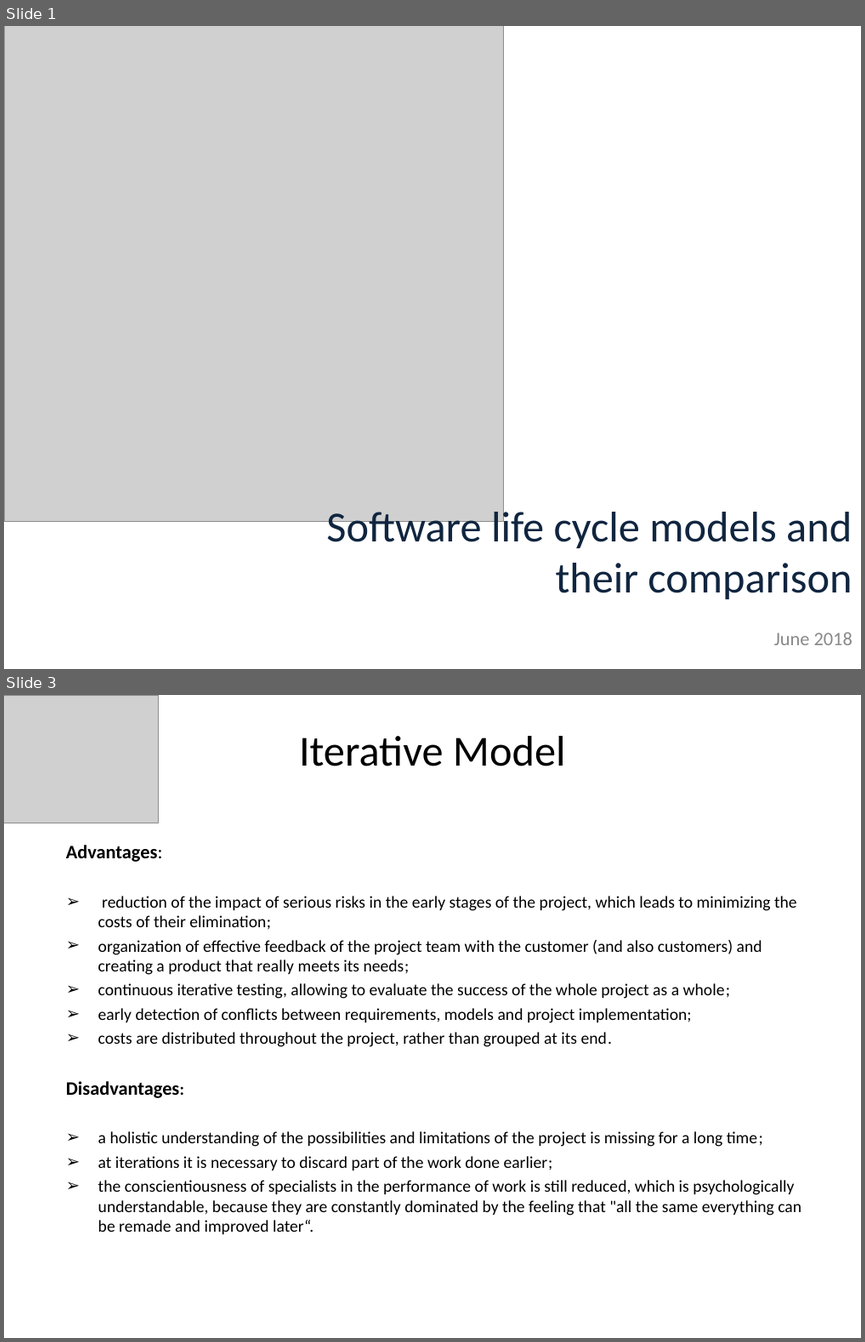
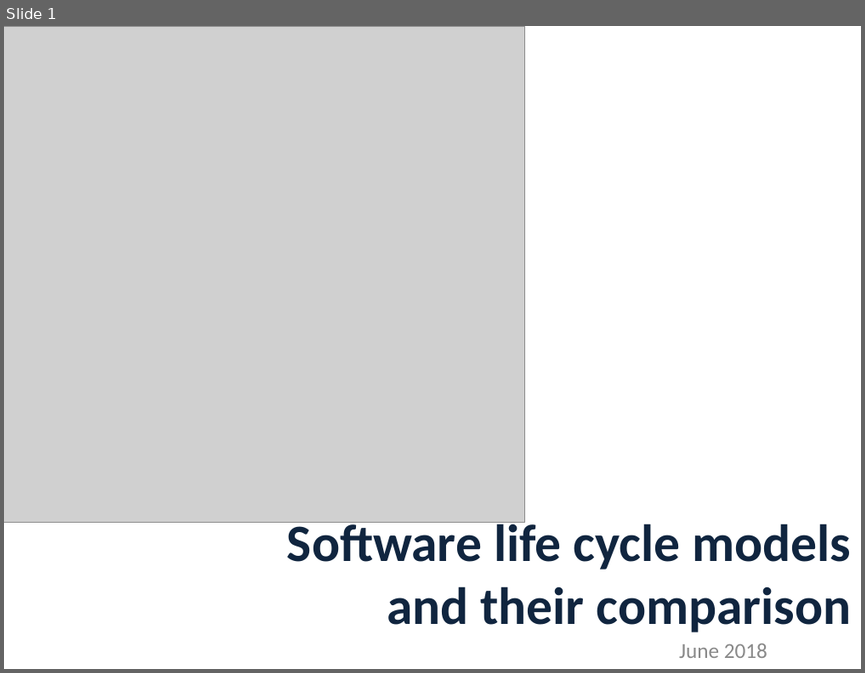
Before and after one commit to Voice77777/QA, a slide deck: 1_lesson/Methodologies_Vladimir_Fedotov.ppt. Shown one above the other, each under a label of ours: slides 1 and 3 before the commit, slide 1 after it; the slides between them are not shown. The pictures are 865x1342 and 865x673 pixels, drawn with LibreOffice and Linux fonts; fonts in the diff are those of the drawing; grey boxes stand for pictures. Boxes give left, top, right and bottom in pixels: in the first picture for what was removed or moved away, otherwise in the second. Text is boxed around its words. In the diff, an @@ line names an element or a change of style, - is before the commit and + after.

```diff
--- a/1_lesson/Methodologies_Vladimir_Fedotov.ppt
+++ b/1_lesson/Methodologies_Vladimir_Fedotov.ppt
@@ slide 3 removed at bbox=[4, 695, 861, 1338], background #FFFFFF @@
@@ picture removed at bbox=[4, 695, 158, 823] @@
@@ title removed at bbox=[299, 736, 566, 766] @@
-Iterative Model
@@ text removed at bbox=[66, 845, 801, 1234] @@
-Advantages:
-➢ reduction of the impact of serious risks in the early stages of the project, which leads to minimizing the costs of their elimination;
-➢ organization of effective feedback of the project team with the customer (and also customers) and creating a product that really meets its needs;
-➢ continuous iterative testing, allowing to evaluate the success of the whole project as a whole;
-➢ early detection of conflicts between requirements, models and project implementation;
-➢ costs are distributed throughout the project, rather than grouped at its end.
-Disadvantages:
-➢ a holistic understanding of the possibilities and limitations of the project is missing for a long time;
-➢ at iterations it is necessary to discard part of the work done earlier;
-➢ the conscientiousness of specialists in the performance of work is still reduced, which is psychologically understandable, because they are constantly dominated by the feeling that "all the same everything can be remade and improved later“.
@@ slide 1 changed as well @@
@@ picture: place and size @@
-picture at bbox=[4, 26, 504, 522]
+picture at bbox=[4, 27, 524, 522]
@@ title "Software life cycle models and ...": place and size @@
-title "Software life cycle models and ..." at bbox=[326, 505, 851, 599]
+title "Software life cycle models and ..." at bbox=[287, 517, 851, 632]
@@ title "Software life cycle models and ..." at bbox=[287, 517, 851, 632]: size 36 to 44 pt, bold on @@
@@ subtitle "June 2018": place and size @@
-subtitle "June 2018" at bbox=[774, 632, 852, 645]
+subtitle "June 2018" at bbox=[679, 643, 767, 658]
@@ subtitle "June 2018" at bbox=[679, 643, 767, 658]: size 16 to 18 pt; line spacing 1 to 0.8 @@
```
Also in this commit, not shown: 3 other slides changed, 7 slides added, 2 other slides removed, 1 other file.
